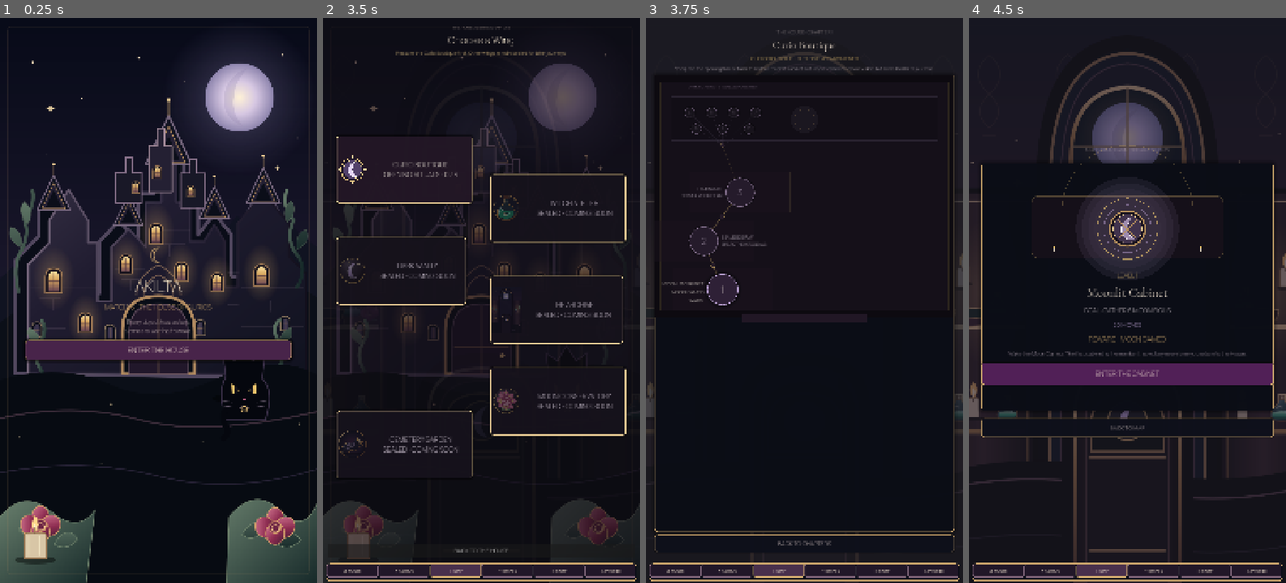
Above: before the commit, frames 1-4 (left to right).
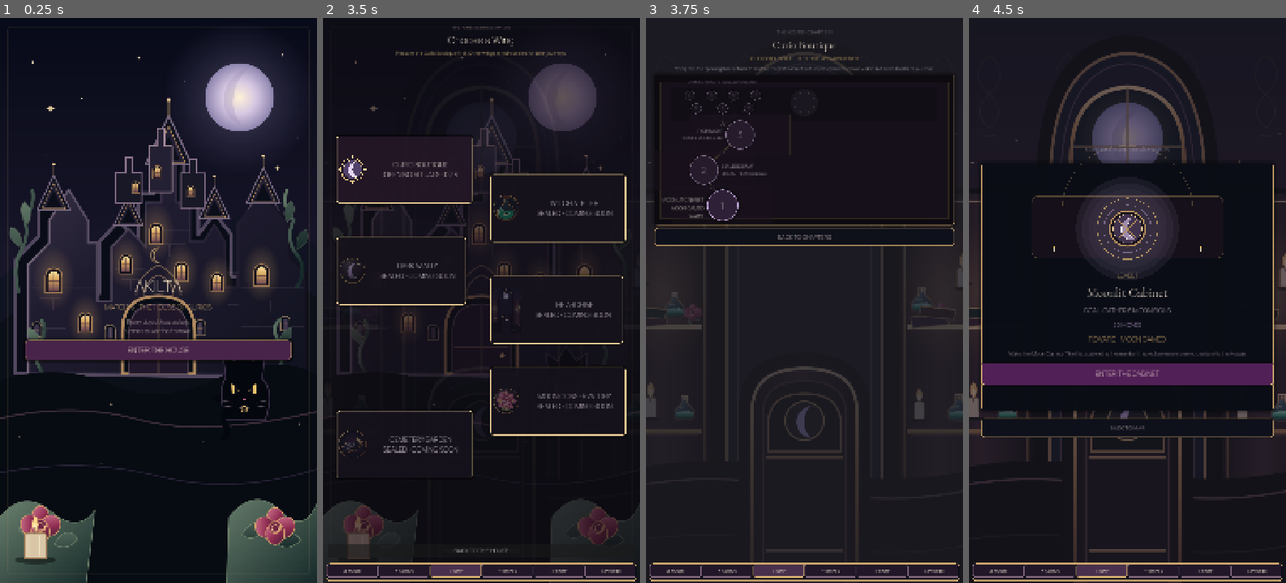
Above: after the commit, the same moments.

Repository: Jay-prodesign/akilta-match3
Game: Godot game, scene res://src/app/app_bootstrap.tscn
Same seed, same stepped clock (60 frames per second), same inputs: the game is played once before the commit and once after it.
Inputs:
- Up to frame 1 (0.25 s): no input
- Up to frame 2 (3.5 s): click "ENTER THE HOUSE" at 0.5 s; click "RELIQUARY · 0 / 3" at 1.25 s; click "⌂ HOUSE" at 2 s; click "OPEN CURIO MAP" at 2.75 s
- Up to frame 3 (3.75 s): click "CURIO BOUTIQUE OPENING RITUAL…" at 3.5 s
- Up to frame 4 (4.5 s): click "1" at 4.25 s

Frames 1-2 are identical in both runs. In frame 3, 10% of the frame differs, in the area x 2-98%, y 11-95%; in frame 4, nothing differs.

Commit message:
product: fit the opening chapter route into one mobile panel

Diff:
--- a/src/ui/map/chapter_map.tscn
+++ b/src/ui/map/chapter_map.tscn
@@ -81,19 +81,20 @@
 autowrap_mode = 2
 
 [node name="RoutePanel" type="PanelContainer" parent="Layout"]
+custom_minimum_size = Vector2(0, 510)
 layout_mode = 2
-size_flags_vertical = 3
 theme_override_styles/panel = SubResource("Panel")
 
 [node name="Scroll" type="ScrollContainer" parent="Layout/RoutePanel"]
 layout_mode = 2
 horizontal_scroll_mode = 0
-vertical_scroll_mode = 1
+vertical_scroll_mode = 0
 
 [node name="RouteView" type="Control" parent="Layout/RoutePanel/Scroll"]
-custom_minimum_size = Vector2(460, 820)
+custom_minimum_size = Vector2(460, 480)
 layout_mode = 2
 size_flags_horizontal = 3
+size_flags_vertical = 3
 mouse_filter = 0
 script = ExtResource("2_route")
 
--- a/src/ui/map/chapter_route_view.gd
+++ b/src/ui/map/chapter_route_view.gd
@@ -12,7 +12,7 @@
 @export var visible_route_levels: int = 10
 @export var route_width: float = 460.0
 @export var top_margin: float = 120.0
-@export var bottom_margin: float = 92.0
+@export var bottom_margin: float = 38.0
 
 var progress
 var _level_buttons: Dictionary = {}
@@ -44,13 +44,13 @@
 	_level_labels.clear()
 	_centers.clear()
 
-	var content_height := 820.0
+	var content_height := 480.0
 	custom_minimum_size = Vector2(route_width, content_height)
 	size = custom_minimum_size
 
 	var future_caption := Label.new()
 	future_caption.name = "FutureCabinetsCaption"
-	future_caption.position = Vector2(70.0, 28.0)
+	future_caption.position = Vector2(70.0, 12.0)
 	future_caption.size = Vector2(route_width - 140.0, 34.0)
 	future_caption.text = "UPPER CABINETS · SEALED FOR LATER"
 	future_caption.horizontal_alignment = HORIZONTAL_ALIGNMENT_CENTER
@@ -99,16 +99,15 @@
 		1:
 			return Vector2(route_width * 0.50, base_y)
 		2:
-			return Vector2(route_width * 0.36, base_y - 165.0)
+			return Vector2(route_width * 0.36, base_y - 120.0)
 		3:
-			return Vector2(route_width * 0.63, base_y - 330.0)
+			return Vector2(route_width * 0.63, base_y - 240.0)
 		_:
-			# Future Levels 4–10 remain present for progression contracts, but read as
-			# one sealed upper-cabinet cluster rather than a second competing journey.
+			# Future Levels 4–10 stay visible as one compact sealed cabinet cluster.
 			var future_index := level_number - 4
 			if future_index < 4:
-				return Vector2(117.5 + float(future_index) * 75.0, 126.0)
-			return Vector2(140.0 + float(future_index - 4) * 90.0, 182.0)
+				return Vector2(117.5 + float(future_index) * 75.0, 68.0)
+			return Vector2(140.0 + float(future_index - 4) * 90.0, 112.0)
 
 func _request(level_number: int) -> void:
 	if level_number <= canonical_level_cap and (progress == null or level_number <= int(progress.highest_level_unlocked)):
@@ -187,11 +186,11 @@
 	draw_rect(wall, Color("#151019"), true)
 	draw_rect(wall, Color(GOLD, 0.15), false, 2.0)
 
-	var future_zone := Rect2(54.0, 72.0, size.x - 108.0, 150.0)
+	var future_zone := Rect2(54.0, 42.0, size.x - 108.0, 112.0)
 	draw_rect(future_zone, Color("#110E15", 0.72), true)
 	draw_rect(future_zone, Color(LILAC, 0.13), false, 1.2)
 
-	var moon_center := Vector2(size.x * 0.50, 150.0)
+	var moon_center := Vector2(size.x * 0.50, 92.0)
 	draw_circle(moon_center, 46.0, Color(LILAC, 0.055))
 	draw_arc(moon_center, 35.0, 0.0, TAU, 42, Color(GOLD, 0.20), 1.5)
 
@@ -205,7 +204,7 @@
 		draw_circle(p, 8.0, PLUM)
 		draw_arc(p, 8.0, 0.0, TAU, 18, Color(GOLD, 0.52), 1.2)
 
-	var future_hub := Vector2(route_width * 0.50, 238.0)
+	var future_hub := Vector2(route_width * 0.50, 166.0)
 	draw_line(get_level_center(3), future_hub, Color(GOLD, 0.16), 1.8, true)
 	draw_circle(future_hub, 7.0, PLUM)
 	draw_arc(future_hub, 7.0, 0.0, TAU, 18, Color(GOLD, 0.30), 1.2)
--- a/tests/visual/capture_three_level_progression.gd
+++ b/tests/visual/capture_three_level_progression.gd
@@ -159,8 +159,11 @@
 	if route_view == null:
 		_fail(app, "Chapter route view missing before Level %d" % level_number)
 		return false
-	if route_view.get_level_center(10).y >= 230.0 or route_view.get_level_center(3).y <= 300.0:
+	if route_view.get_level_center(10).y >= 140.0 or route_view.get_level_center(3).y <= 170.0:
 		_fail(app, "Future cabinets must stay compact above the authored opening trio")
+		return false
+	if route_view.custom_minimum_size.y > 500.0:
+		_fail(app, "Chapter route must fit a single mobile map panel without a long empty scroll")
 		return false
 	var level_button: Button = map.get_level_button(level_number)
 	if level_button == null or level_button.disabled:
Not shown, changed: .github/workflows/level1-web.yml
Not shown, changed: .github/workflows/p0-headless.yml
Not shown, changed: .github/workflows/p0-visual.yml
